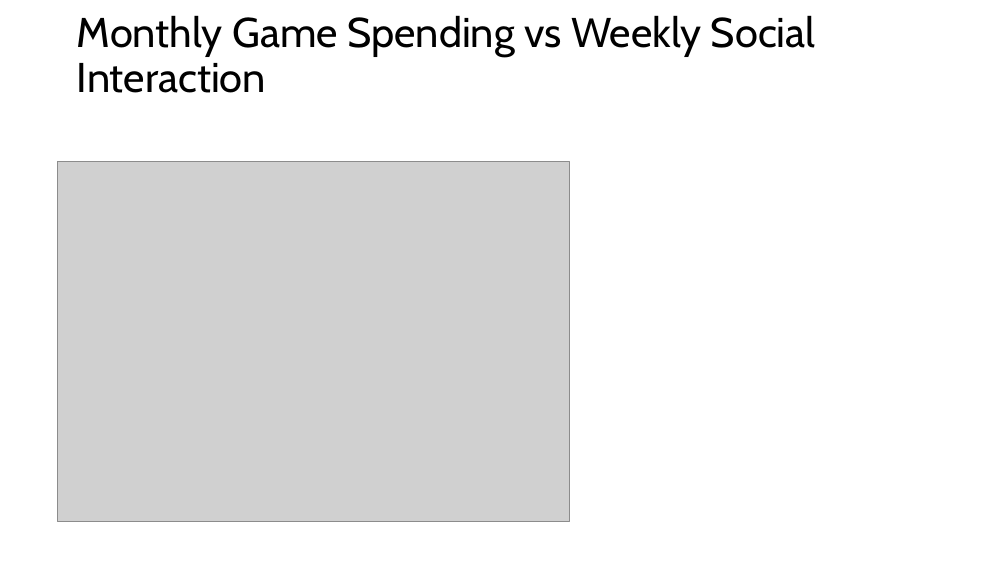
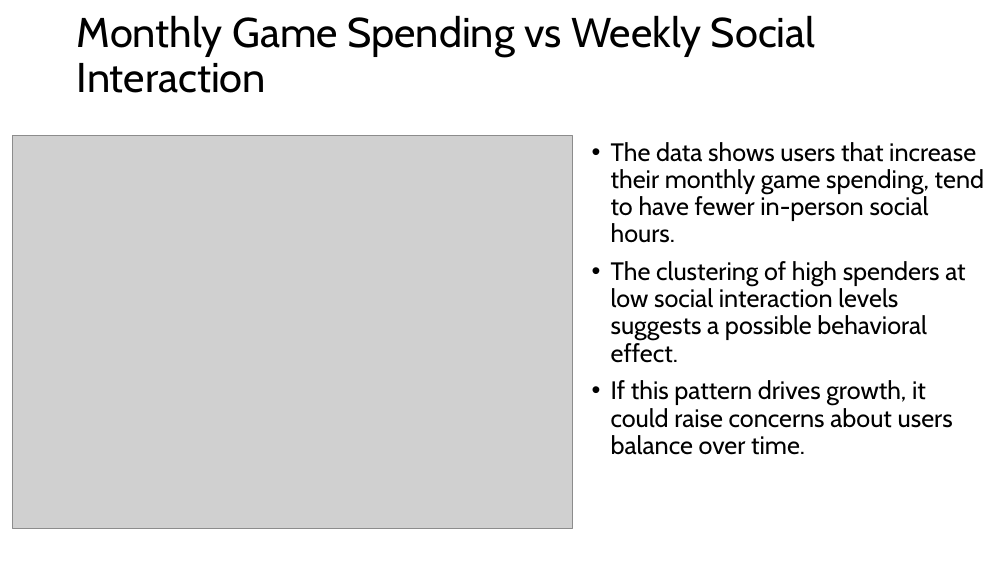
Before and after one commit to ilsecaher/MSDS470_X40_Data-Visualization_Wk5, a slide deck: slide 6 of MSDS670_X40_Data Visualization_AssignmentWk6 - Ilse Severance.pptx. Drawn at 1008x567 pixels with LibreOffice and Linux fonts; fonts in the diff are those of the drawing; grey boxes stand for pictures. Boxes give left, top, right and bottom in pixels: in the first picture for what was removed or moved away, otherwise in the second. Text is boxed around its words. In the diff, an @@ line names an element or a change of style, - is before the commit and + after.

```diff
--- a/MSDS670_X40_Data Visualization_AssignmentWk6 - Ilse Severance.pptx
+++ b/MSDS670_X40_Data Visualization_AssignmentWk6 - Ilse Severance.pptx
@@ picture: place and size @@
-picture at (57,162,569,522)
+picture at (13,135,572,529)
@@ text added at (611,142,984,455), 24 pt, text #000000 @@
+• The data shows users that increase their monthly game spending, tend to have fewer in-person social hours.
+• The clustering of high spenders at low social interaction levels suggests a possible behavioral effect.
+• If this pattern drives growth, it could raise concerns about users balance over time.
```
Also in this commit, not shown: 6 other slides changed.
